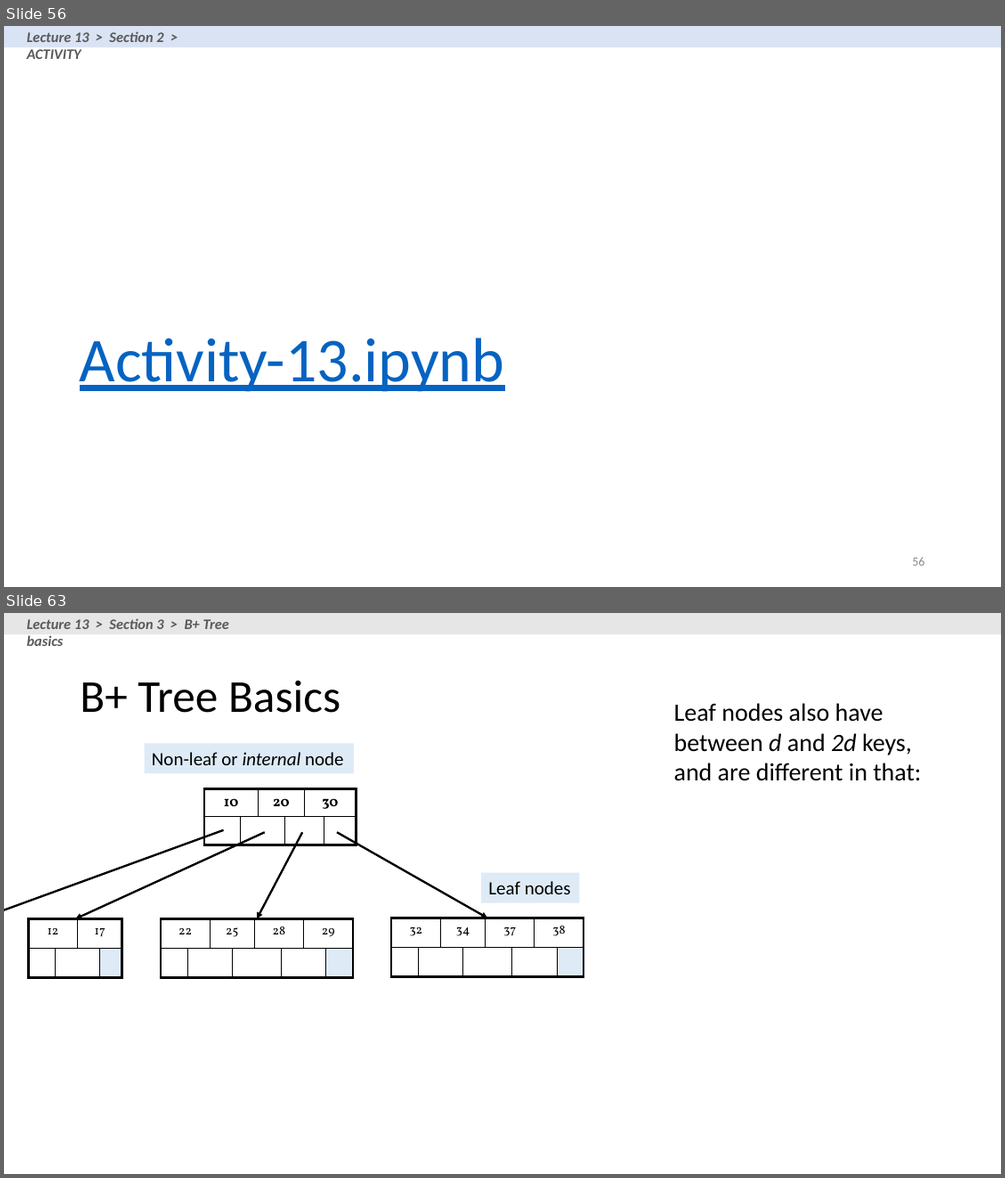
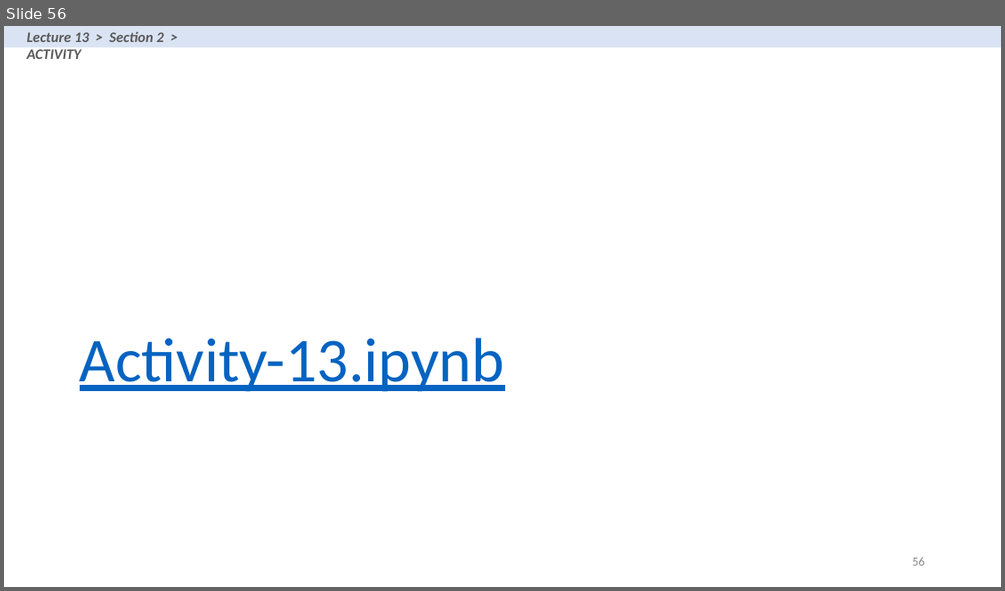
Before and after one commit to XIEQ/cs145-notebooks, a slide deck: lecture-13/Lecture_13_Indexes.pptx. Shown one above the other, each under a label of ours: slides 56 and 63 before the commit, slide 56 after it; the slides between them are not shown. The pictures are 1005x1178 and 1005x591 pixels, drawn with LibreOffice and Linux fonts; fonts in the diff are those of the drawing. Boxes give left, top, right and bottom in pixels: in the first picture for what was removed or moved away, otherwise in the second. Text is boxed around its words. In the diff, an @@ line names an element or a change of style, - is before the commit and + after.

```diff
--- a/lecture-13/Lecture_13_Indexes.pptx
+++ b/lecture-13/Lecture_13_Indexes.pptx
@@ slide 63 removed at <box>4,613,1001,1174</box>, background #FFFFFF @@
@@ rectangle removed at <box>4,613,1001,634</box> @@
@@ text removed at <box>27,618,229,646</box> @@
-Lecture 13 > Section 3 > B+ Tree basics
@@ title removed at <box>80,680,340,713</box> @@
-B+ Tree Basics
@@ text removed at <box>674,703,921,781</box> @@
-Leaf nodes also have between d and 2d keys, and are different in that:
@@ rectangle removed at <box>145,743,354,773</box> @@
-Non-leaf or internal node
@@ table removed at <box>204,788,354,844</box>, 2 rows, 6 columns @@
-10 |  | 20 |  | 30 | 
- |  |  |  |  | 
@@ arrow removed from (224, 830) to (4, 914) @@
@@ arrow removed from (265, 832) to (75, 919) @@
@@ arrow removed from (302, 832) to (257, 919) @@
@@ arrow removed from (337, 832) to (488, 918) @@
@@ rectangle removed at <box>481,873,579,902</box> @@
-Leaf nodes
@@ table removed at <box>29,919,123,978</box>, 2 rows, 4 columns @@
-12 |  | 17 | 
- |  |  | 
@@ table removed at <box>161,919,354,978</box>, 2 rows, 8 columns @@
-22 |  | 25 |  | 28 |  | 29 | 
- |  |  |  |  |  |  | 
@@ table removed at <box>391,918,584,977</box>, 2 rows, 8 columns @@
-32 |  | 34 |  | 37 |  | 38 | 
- |  |  |  |  |  |  | 
```
Also in this commit, not shown: 23 other slides removed, 7 other files.
